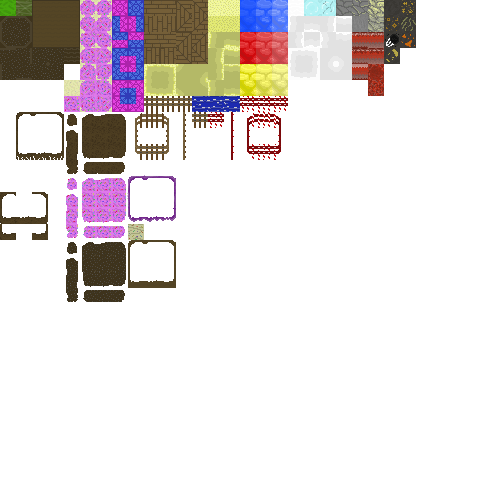
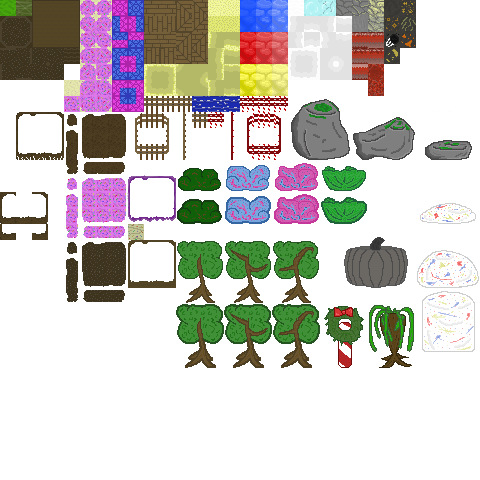
Before/after of a 480px x 480px layered artwork. What changed in the layer stack:
added layer "Layer 20" above "Layer 19" over [369,305,414,368]
added layer "Layer 19" above "Layer 18" over [324,306,364,368]
added layer "Layer 1 copy" (1st of 4) above "Layer 17" over [272,304,320,368]
added layer "Layer 16" above "Layer 15" over [273,241,319,303]
added layer "Layer 15" above "Layer 1 copy" over [229,312,268,336]
added layer "Layer 1 copy" (2nd of 4) above "Layer 14" over [224,304,272,368]
added layer "Layer 13" above "Layer 1 copy" over [225,241,271,303]
added layer "Layer 1 copy" (3rd of 4) above "Layer 12" over [176,304,224,368]
added layer "Layer 11" above "Layer 10" over [177,241,223,303]
added layer "Layer 10" above "Layer 9" over [344,237,408,288]
added layer "Layer 9" above "Layer 8" over [422,291,475,352]
added layer "Layer 8" above "Layer 7" over [417,250,479,288]
added layer "Layer 7" above "Layer 6" over [420,203,476,224]
added layer "Layer 6" above "Layer 5" over [425,111,472,160]
added layer "Layer 5" above "Layer 4" over [353,117,415,160]
added layer "Layer 4" above "Layer 4 copy" over [291,99,350,160]
added layer "Layer 4 copy" above "Layer 3" over [321,197,367,224]
added layer "Layer 3" above "Layer 3 copy 5" over [322,166,366,191]
added layer "Layer 3 copy 5" above "Layer 3 copy 2" over [274,194,319,224]
added layer "Layer 3 copy 2" above "Layer 3 copy 4" over [275,163,318,191]
added layer "Layer 3 copy 4" above "Layer 2" over [225,196,271,224]
added layer "Layer 2" above "Layer 1 copy" over [226,165,270,191]
added layer "Layer 1 copy" (4th of 4) above "Layer 1" over [177,199,222,224]
added layer "Layer 1" above "Layer 0" over [178,168,221,191]
…and 3 more changes (3 added)
